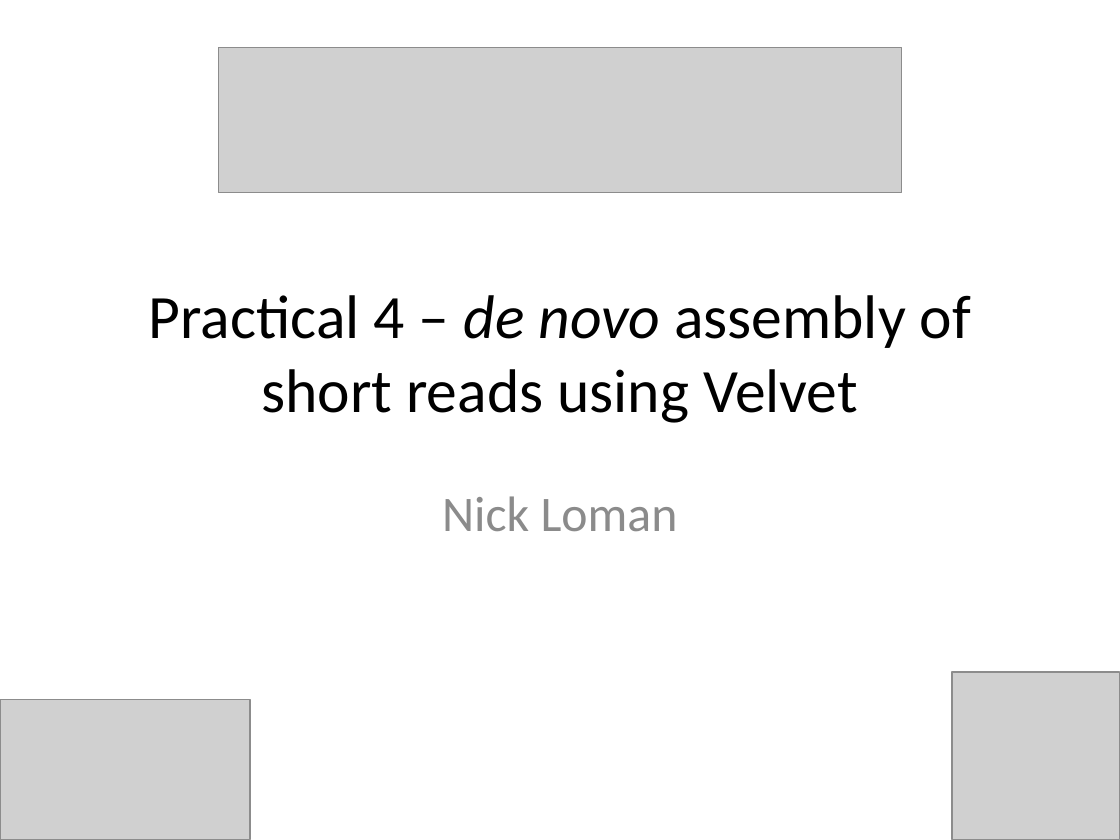
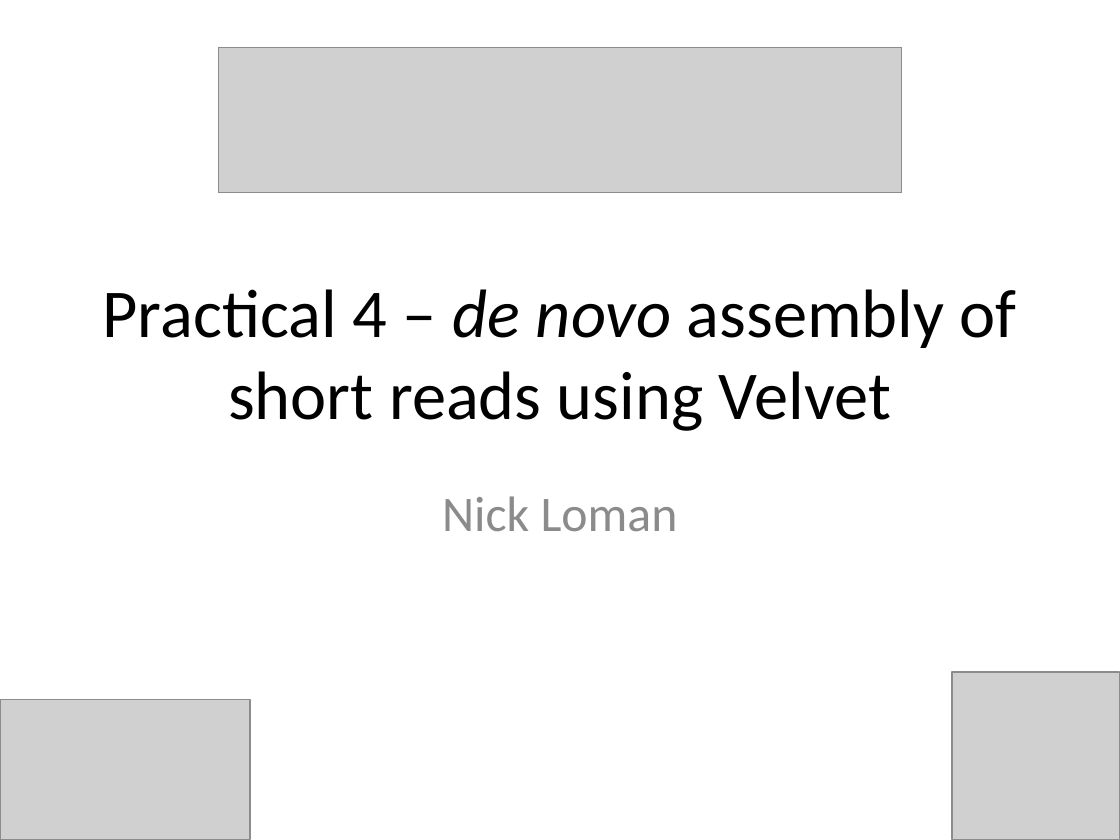
Before and after one commit to lexnederbragt/denovo-assembly-tutorial, a slide deck: slide 1 of presentations/Practical_4_Velvet_de_novo_assembly.pptx. Drawn at 1120x840 pixels with LibreOffice and Linux fonts; fonts in the diff are those of the drawing; grey boxes stand for pictures. Boxes give left, top, right and bottom in pixels: in the first picture for what was removed or moved away, otherwise in the second. Text is boxed around its words. In the diff, an @@ line names an element or a change of style, - is before the commit and + after.

```diff
--- a/presentations/Practical_4_Velvet_de_novo_assembly.pptx
+++ b/presentations/Practical_4_Velvet_de_novo_assembly.pptx
@@ title "Practical 4 – de novo ..." at [103, 289, 1017, 431]: size 39.6 to 44 pt @@
```
Also in this commit, not shown: 2 other slides changed, 9 slides added, 2 other files.
